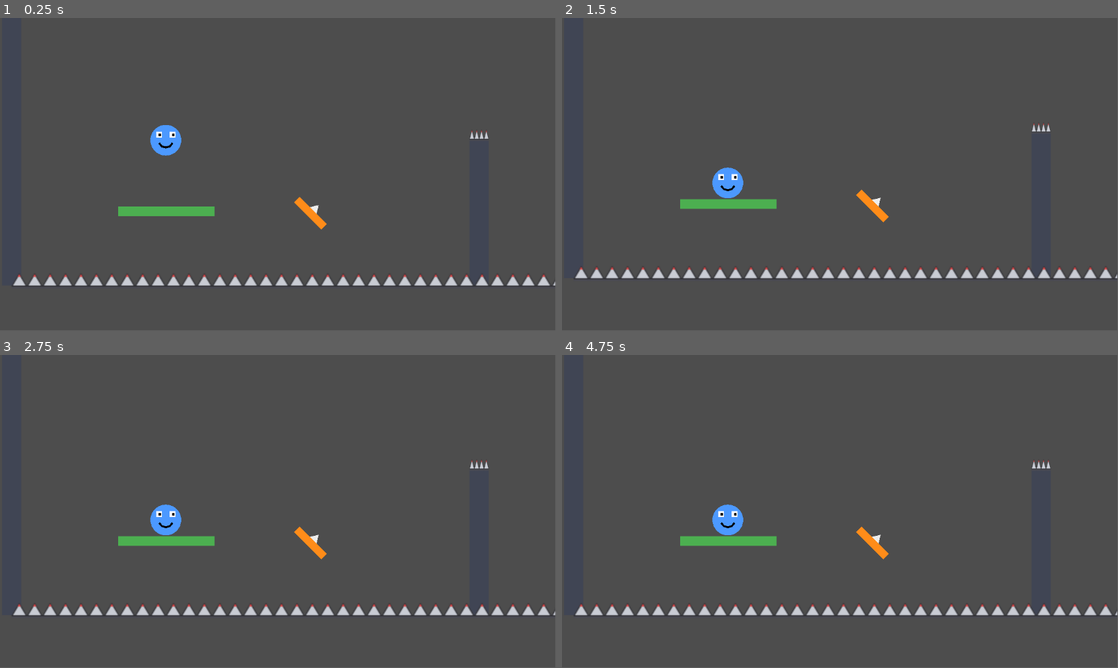
Above: before the commit, frames 1-4 (two rows, left to right).
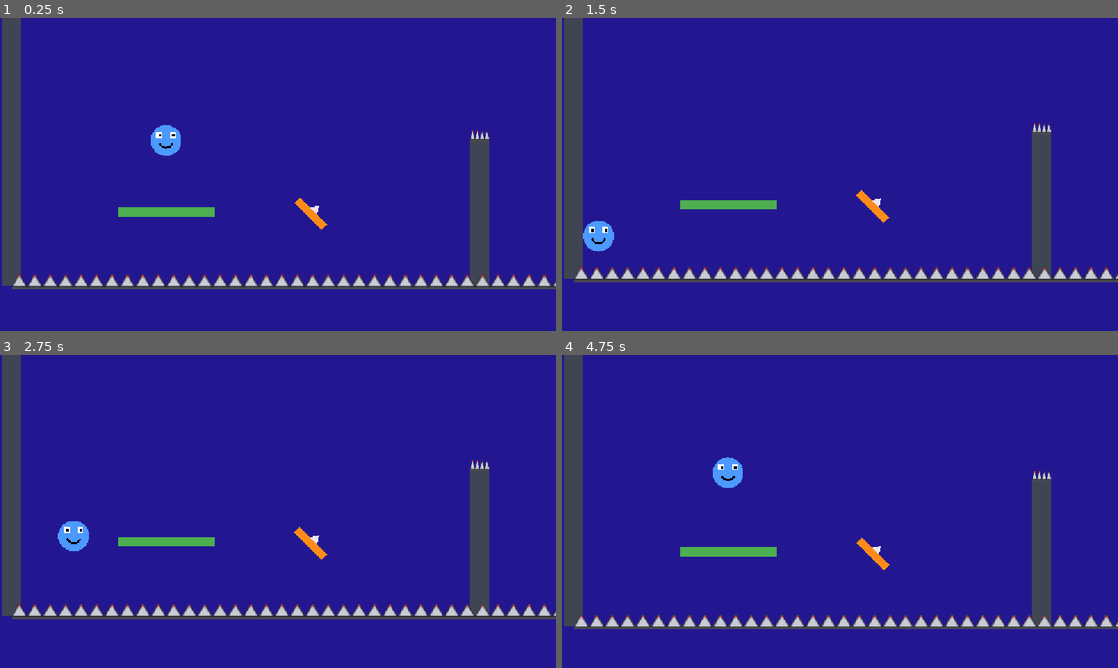
Above: after the commit, the same moments.

Repository: orbitwebsites-cloud/haven
Game: Godot game, scene res://level.tscn
Same seed, same stepped clock (60 frames per second), same inputs: the game is played once before the commit and once after it. After the commit the project has no main scene; this scene is started directly in both runs.
Inputs (mouse positions are in pixels of both pictures, inside the frame that each line leads up to):
- Up to frame 1 (0.25 s): no input
- Up to frame 2 (1.5 s): tap Enter (ui_accept) at 0.5, 0.6, 0.77, 1.07 s; move the mouse to (962, 158) at 0.52 s; hold Right (ui_right) 0.53-1.25 s; click (962, 158) at 0.67 s; drag from (728, 190) to (1040, 127) at 1.27 s
- Up to frame 3 (2.75 s): move the mouse to (333, 442) at 2.02 s; hold Left (ui_left) from 2.03 s (still down); tap Enter (ui_accept) at 2.1 s; click (333, 442) at 2.17 s
- Up to frame 4 (4.75 s): release Left (ui_left) at 2.75 s; drag from (812, 574) to (606, 611) at 2.77 s; move the mouse to (1006, 558) at 3.52 s; hold Right (ui_right) 3.53-4.25 s; tap Enter (ui_accept) at 3.6, 3.77, 4.07 s; click (1006, 558) at 3.67 s; drag from (673, 464) to (606, 611) at 4.27 s
In our replay, the window is 799x449 before the commit and 800x450 after it. These sizes can differ from the game's own. Grey fills any space a smaller window leaves; there, only what the larger window draws over its background counts as a difference.

The runs differ from the first frame. In frame 1, 92% of the frame differs, in the area x 0-100%, y 0-100%; in frame 2, 93%; in frame 3, 93%; in frame 4, 94%.

Commit message:
Revert "Add files via upload"
This reverts commit c49f8998b0c92271610ea17f23b969ce5a0a890e.

Diff:
--- a/main.tscn
+++ /dev/null
@@ -1,21 +0,0 @@
-[gd_scene format=3 uid="uid://cubwg05ac2nvl"]
-
-[ext_resource type="PackedScene" path="res://player.tscn" id="1_player"]
-
-[sub_resource type="RectangleShape2D" id="RectangleShape2D_floor"]
-size = Vector2(1152, 48)
-
-[node name="Main" type="Node2D" unique_id=1191977063]
-
-[node name="Player" parent="." unique_id=895117563 instance=ExtResource("1_player")]
-position = Vector2(300, 400)
-
-[node name="Floor" type="StaticBody2D" parent="." unique_id=1493078871]
-position = Vector2(576, 600)
-
-[node name="Visual" type="Polygon2D" parent="Floor" unique_id=1910787113]
-color = Color(0.3, 0.3, 0.35, 1)
-polygon = PackedVector2Array(-576, -24, 576, -24, 576, 24, -576, 24)
-
-[node name="CollisionShape2D" type="CollisionShape2D" parent="Floor" unique_id=292306148]
-shape = SubResource("RectangleShape2D_floor")
--- a/player.gd
+++ b/player.gd
@@ -1,25 +1,61 @@
-extends CharacterBody2D
+extends RigidBody2D
 
-const SPEED := 300.0
-const JUMP_VELOCITY := -600.0
+@export var power := 6.0
+@export var max_pull := 200.0
+@export var fall_limit := 2000.0
+@export var stuck_restart_time := 1.0
 
-var gravity: float = ProjectSettings.get_setting("physics/2d/default_gravity")
+var aiming := false
+var has_shot := false
+var still_timer := 0.0
+var restarting := false
+
+@onready var aim_line: Line2D = $AimLine
+
+
+func _input(event: InputEvent) -> void:
+	# not _unhandled_input, the ColorRects in the level were eating the clicks
+	if has_shot or not (event is InputEventMouseButton and event.button_index == MOUSE_BUTTON_LEFT):
+		return
+
+	if event.pressed:
+		aiming = true
+	elif aiming:
+		aiming = false
+		has_shot = true
+		aim_line.clear_points()
+		linear_velocity = get_pull() * power
+
+
+func _process(_delta: float) -> void:
+	if aiming:
+		aim_line.points = PackedVector2Array([Vector2.ZERO, get_pull()])
+
+	if global_position.y > fall_limit:
+		restart()
 
 
 func _physics_process(delta: float) -> void:
-	# Fall when in the air
-	if not is_on_floor():
-		velocity.y += gravity * delta
+	# the goal freezes us, don't restart while the win text is up
+	if not has_shot or freeze:
+		return
 
-	# Jump with Space / Enter
-	if Input.is_action_just_pressed("ui_accept") and is_on_floor():
-		velocity.y = JUMP_VELOCITY
+	if linear_velocity.length() < 10.0:
+		still_timer += delta
+		if still_timer >= stuck_restart_time:
+			restart()
+	else:
+		still_timer = 0.0
 
-	# Move with the left/right arrow keys
-	var direction := Input.get_axis("ui_left", "ui_right")
-	if direction:
-		velocity.x = direction * SPEED
-	else:
-		velocity.x = move_toward(velocity.x, 0, SPEED)
 
-	move_and_slide()
+# drag away from where you want to go, like pulling back a slingshot
+func get_pull() -> Vector2:
+	return (global_position - get_global_mouse_position()).limit_length(max_pull)
+
+
+# spikes call this too, and you can touch two of them in the same frame
+func restart() -> void:
+	if restarting:
+		return
+	restarting = true
+	get_tree().reload_current_scene.call_deferred()
--- a/player.tscn
+++ /dev/null
@@ -1,37 +0,0 @@
-[gd_scene load_steps=3 format=3]
-
-[ext_resource type="Script" path="res://player.gd" id="1_script"]
-
-[sub_resource type="CircleShape2D" id="CircleShape2D_body"]
-radius = 32.0
-
-[node name="Player" type="CharacterBody2D"]
-script = ExtResource("1_script")
-
-[node name="Body" type="Polygon2D" parent="."]
-color = Color(0.3, 0.6, 1, 1)
-polygon = PackedVector2Array(32, 0, 31.39, 6.24, 29.56, 12.25, 26.61, 17.78, 22.63, 22.63, 17.78, 26.61, 12.25, 29.56, 6.24, 31.39, 0, 32, -6.24, 31.39, -12.25, 29.56, -17.78, 26.61, -22.63, 22.63, -26.61, 17.78, -29.56, 12.25, -31.39, 6.24, -32, 0, -31.39, -6.24, -29.56, -12.25, -26.61, -17.78, -22.63, -22.63, -17.78, -26.61, -12.25, -29.56, -6.24, -31.39, 0, -32, 6.24, -31.39, 12.25, -29.56, 17.78, -26.61, 22.63, -22.63, 26.61, -17.78, 29.56, -12.25, 31.39, -6.24)
-
-[node name="LeftEye" type="Polygon2D" parent="."]
-color = Color(1, 1, 1, 1)
-polygon = PackedVector2Array(-20, -18, -8, -18, -8, -6, -20, -6)
-
-[node name="LeftPupil" type="Polygon2D" parent="."]
-color = Color(0, 0, 0, 1)
-polygon = PackedVector2Array(-15, -14, -10, -14, -10, -9, -15, -9)
-
-[node name="RightEye" type="Polygon2D" parent="."]
-color = Color(1, 1, 1, 1)
-polygon = PackedVector2Array(8, -18, 20, -18, 20, -6, 8, -6)
-
-[node name="RightPupil" type="Polygon2D" parent="."]
-color = Color(0, 0, 0, 1)
-polygon = PackedVector2Array(13, -14, 18, -14, 18, -9, 13, -9)
-
-[node name="Smile" type="Line2D" parent="."]
-points = PackedVector2Array(-14, 6, -8, 13, 0, 15, 8, 13, 14, 6)
-width = 4.0
-default_color = Color(0, 0, 0, 1)
-
-[node name="CollisionShape2D" type="CollisionShape2D" parent="."]
-shape = SubResource("CircleShape2D_body")
--- a/project.godot
+++ b/project.godot
@@ -8,12 +8,22 @@
 
 config_version=5
 
-[animation]
-
-compatibility/default_parent_skeleton_in_mesh_instance_3d=true
-
 [application]
 
-config/name="Character Haven"
-run/main_scene="res://main.tscn"
-config/features=PackedStringArray("4.7")
+config/name="Haven"
+config/features=PackedStringArray("4.7", "Forward Plus")
+config/icon="res://icon.svg"
+
+[display]
+
+window/stretch/mode="canvas_items"
+window/stretch/aspect="expand"
+
+[physics]
+
+3d/physics_engine="Jolt Physics"
+
+[rendering]
+
+rendering_device/driver.windows="d3d12"
+environment/defaults/default_clear_color=Color(0.13749945, 0.09000998, 0.5669625, 1)
Not shown, changed: player.gd.uid
